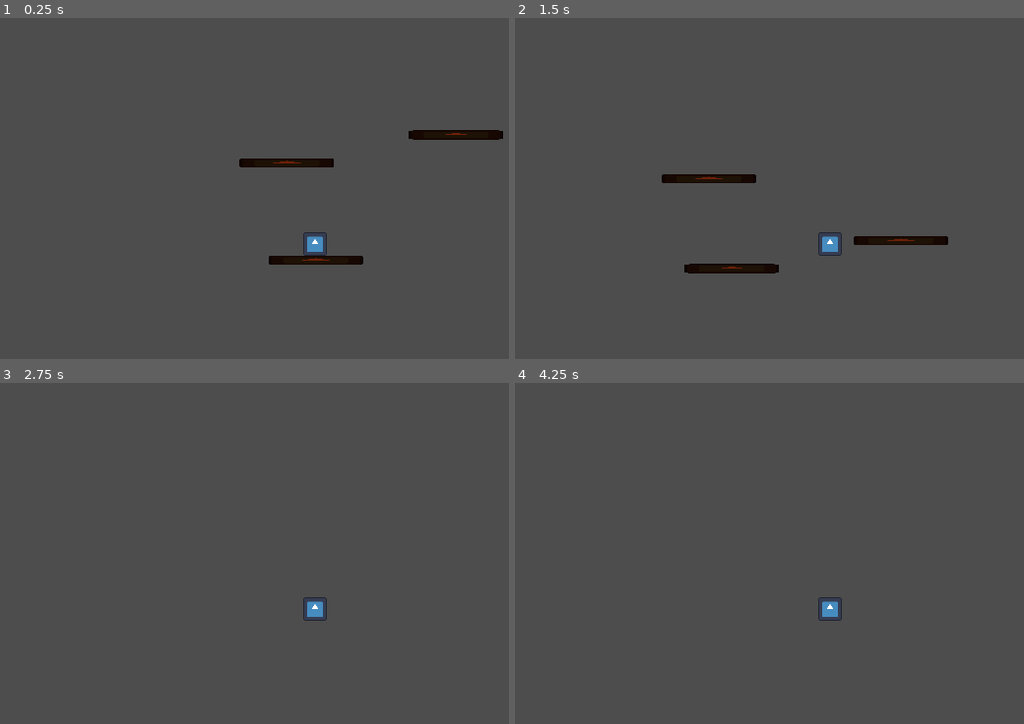
Above: before the commit, frames 1-4 (two rows, left to right).
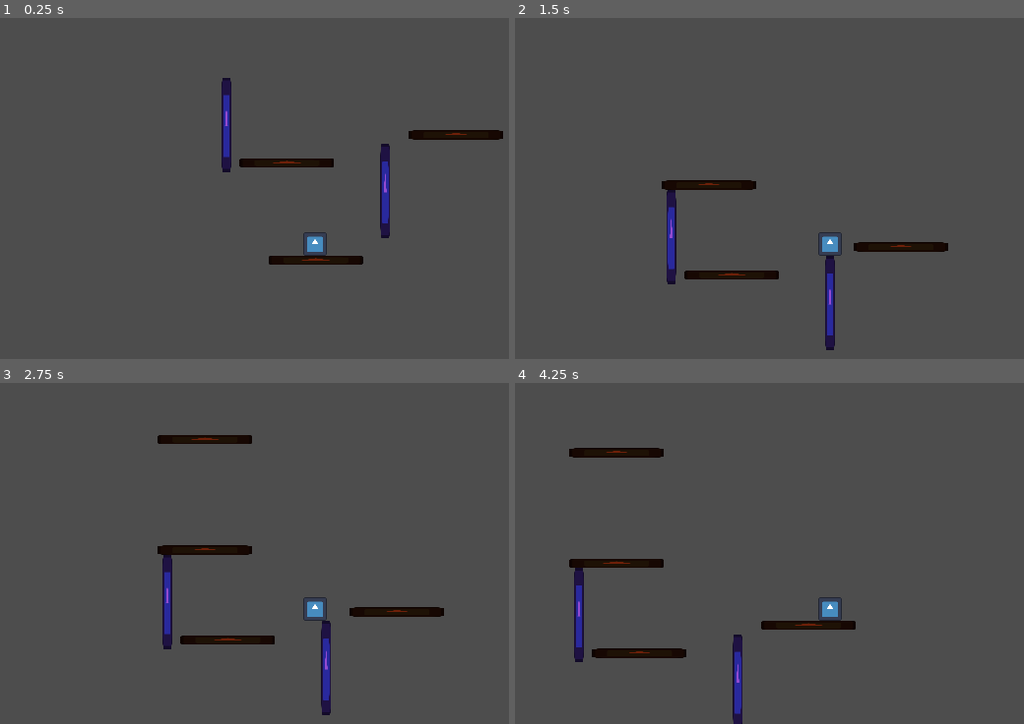
Above: after the commit, the same moments.

Repository: Paraross/tower-rush
Game: Godot game, scene res://main.tscn
Two runs of this game, one before a commit and one after it. Both use one fixed random seed, a clock stepped at 60 frames per second and the inputs below. The engine's default icon, where the game draws it, is replaced by a stand-in: a white triangle on a blue panel in a dark square.
Inputs:
- Up to frame 1 (0.25 s): no input
- Up to frame 2 (1.5 s): tap Enter at 0.5 s; hold D (move_right) from 0.53 s (still down); tap Space (jump) at 0.77 s
- Up to frame 3 (2.75 s): tap Space (jump) at 1.52 s; release D (move_right) at 2.03 s; hold A (move_left) from 2.03 s (still down)
- Up to frame 4 (4.25 s): release A (move_left) at 2.78 s; hold D (move_right) from 2.78 s (still down); tap Space (jump) at 3.02, 3.77 s

The runs differ from the first frame. In frame 1, 1.1% of the frame differs, in the area x 43-77%, y 17-65%; in frame 2, 3.1%, in the area x 28-86%, y 45-98%; in frame 3, 3.1%; in frame 4, 3.0%.

Commit message:
Add a few static walls

Diff:
--- a/main.tscn
+++ b/main.tscn
@@ -1,8 +1,9 @@
-[gd_scene load_steps=4 format=3 uid="uid://d0uw1sb6c1v64"]
+[gd_scene load_steps=5 format=3 uid="uid://d0uw1sb6c1v64"]
 
 [ext_resource type="PackedScene" uid="uid://sk8717hno8rx" path="res://player.tscn" id="1_0xm2m"]
 [ext_resource type="Script" uid="uid://dnp4lmqy3urp1" path="res://main.gd" id="1_h2yge"]
 [ext_resource type="PackedScene" uid="uid://c0l13mcrbqiam" path="res://platform.tscn" id="2_0xm2m"]
+[ext_resource type="PackedScene" uid="uid://c4p0hhq7cvqbu" path="res://wall.tscn" id="4_1bvp3"]
 
 [node name="Main" type="Node"]
 script = ExtResource("1_h2yge")
@@ -21,4 +22,10 @@
 [node name="Floor3" parent="Platforms" instance=ExtResource("2_0xm2m")]
 position = Vector2(510, 184)
 
+[node name="Wall" parent="." instance=ExtResource("4_1bvp3")]
+position = Vector2(199, 170)
+
+[node name="Wall2" parent="." instance=ExtResource("4_1bvp3")]
+position = Vector2(414, 260)
+
 [connection signal="reached_height" from="Player" to="." method="_on_player_reached_height"]
--- a/player.gd
+++ b/player.gd
@@ -20,6 +20,8 @@
 	if Input.is_action_pressed("move_right"):
 		direction.x += 1.0
 
+	target_velocity.x = direction.x * horizontal_move_speed
+
 	if not is_on_floor():
 		target_velocity.y += gravity_acceleration * delta
 	else:
@@ -28,7 +30,12 @@
 	if can_jump() and Input.is_action_pressed("jump"):
 		jump()
 
-	target_velocity.x = direction.x * horizontal_move_speed
+	#var collision := get_last_slide_collision()
+	#if collision != null:
+		#var collider: CollisionObject2D = collision.get_collider()
+		#if collider.collision_layer == 4: # wall
+			#target_velocity.x *= -2.0
+
 	velocity = target_velocity
 	move_and_slide()
 
--- a/player.tscn
+++ b/player.tscn
@@ -7,7 +7,7 @@
 size = Vector2(32, 32)
 
 [node name="Player" type="CharacterBody2D"]
-collision_mask = 2
+collision_mask = 6
 script = ExtResource("1_onrkg")
 
 [node name="CollisionShape2D" type="CollisionShape2D" parent="."]
--- a/project.godot
+++ b/project.godot
@@ -53,3 +53,4 @@
 
 2d_physics/layer_1="player"
 2d_physics/layer_2="platform"
+2d_physics/layer_3="wall"
--- /dev/null
+++ b/wall.tscn
@@ -0,0 +1,18 @@
+[gd_scene load_steps=3 format=3 uid="uid://c4p0hhq7cvqbu"]
+
+[ext_resource type="Texture2D" uid="uid://0kkkwsuod6p3" path="res://icon.svg" id="1_xxgf6"]
+
+[sub_resource type="RectangleShape2D" id="RectangleShape2D_y4f30"]
+size = Vector2(12, 128)
+
+[node name="Wall" type="StaticBody2D"]
+collision_layer = 4
+collision_mask = 0
+
+[node name="CollisionShape2D" type="CollisionShape2D" parent="."]
+shape = SubResource("RectangleShape2D_y4f30")
+
+[node name="Sprite2D" type="Sprite2D" parent="."]
+modulate = Color(0.575093, 0.2952, 0.82, 1)
+scale = Vector2(0.1, 1)
+texture = ExtResource("1_xxgf6")
